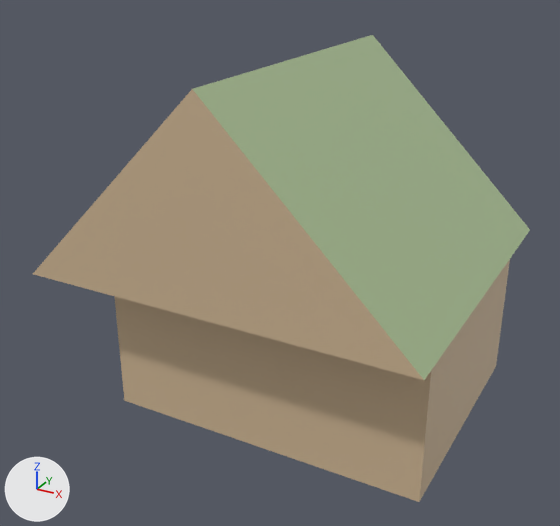
A saved change to the glTF model docs/univers/archipeo/batiments/modeles/6e-batiment-cabane-de-mousso/loin.glb.
One viewpoint serves both versions: a 50 mm camera at (0.842, -1.582, 1.157) aimed at (-0.029, 0.001, 0.365). Lighting does not change. The marker at lower left points along +X, +Y and +Z. The older version comes first. Vertices at exactly the same position are counted once.

Objects in the first picture: 'loin'.
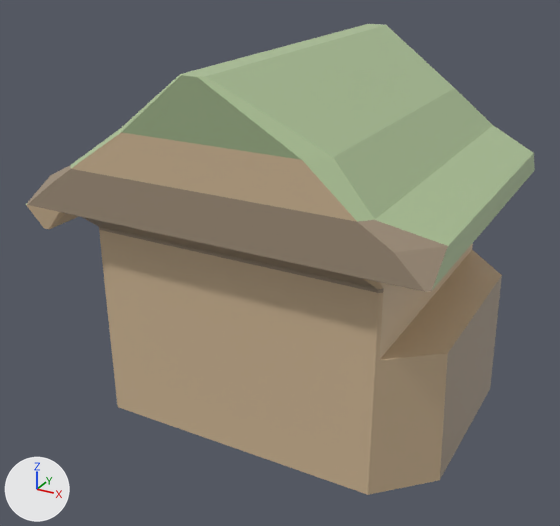
Where the change shows, as pixel boxes (x1, y1, x2, y2) in the pictures (560 x 526 px):
'loin', reshaped: before (33, 35, 530, 502); after (26, 24, 535, 495)
part 1 of me_loin, rebuilt (36% taller): before (33, 35, 530, 380); after (27, 24, 535, 495)
part 2 of me_loin, added (brown): after (26, 203, 79, 229)
part 3 of me_loin, deleted (beige): before (114, 259, 510, 502)

The change, as a list of edits to the scene's bpy script:
```text
Change me_loin:
    used by ob_loin; location = (0.0, 0.0, 0.0)
    verts and faces of me_loin; kept vertices keep their numbers, new ones are numbered from 14
    before: 0 (-0.354, -0.26, 0.0) at pixel (124, 400), 1 (0.461, -0.26, 0.0) at pixel (419, 502), 2 (0.461, -0.26, 0.385), 3 (-0.354, -0.26, 0.385), 4 (0.461, 0.386, 0.0) at pixel (496, 366)
    before: 5 (0.461, 0.386, 0.385), 6 (-0.354, 0.386, 0.0), 7 (-0.354, 0.386, 0.385)
    remove me_loin.from_pydata(...)  # 14 vertices, 16 faces; spans x -0.495..0.485, y -0.382..0.49, z 0.0..0.872
    add me_loin.from_pydata(...)  # 104 vertices, 194 faces; spans x -0.503..0.481, y -0.398..0.507, z 0.0..0.898
    me_loin part 1: the loose piece of 6 vertices spanning x -0.495..0.485, y -0.382..0.49, z 0.385..0.872 is rebuilt with 88 vertices and now spans x -0.503..0.481, y -0.398..0.507, z 0.0..0.898
    me_loin part 2: a new loose piece of 16 vertices spanning x -0.501..-0.383, y -0.37..0.477, z 0.503..0.557, in mat_defaultmaterial
    me_loin part 3
    add delete_vertices([*range(0, 8)])  # with the faces that use them
```
